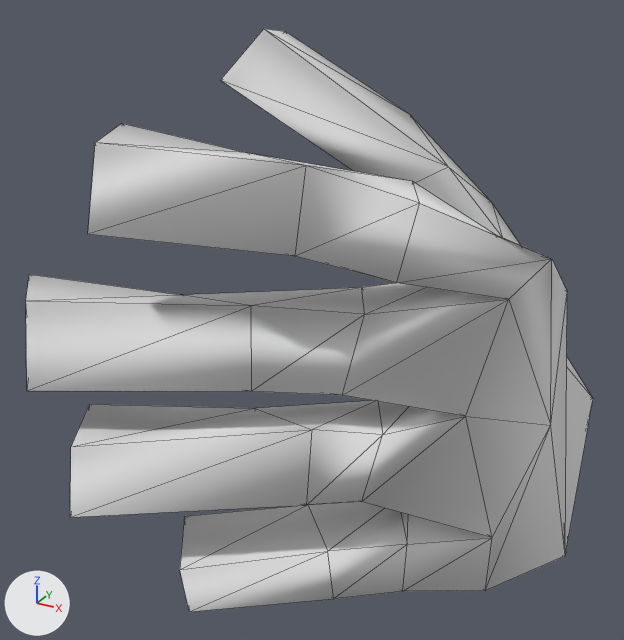
A saved change to the OBJ model src/main/resources/Assets/ClarinetLeftHand2.obj.
Before and after are seen from a 50 mm camera at (3.43, -4.99, -6.95) aimed at (0.36, 0.59, -9.74). Lighting does not change. The marker at lower left points along +X, +Y and +Z. Mesh edges are drawn as thin lines. Where no turn or scale is listed for an object, it has been applied to the vertices.

Objects in the first picture: 'ClarinetLeftHand2_RecorderHandLeft0.006'.
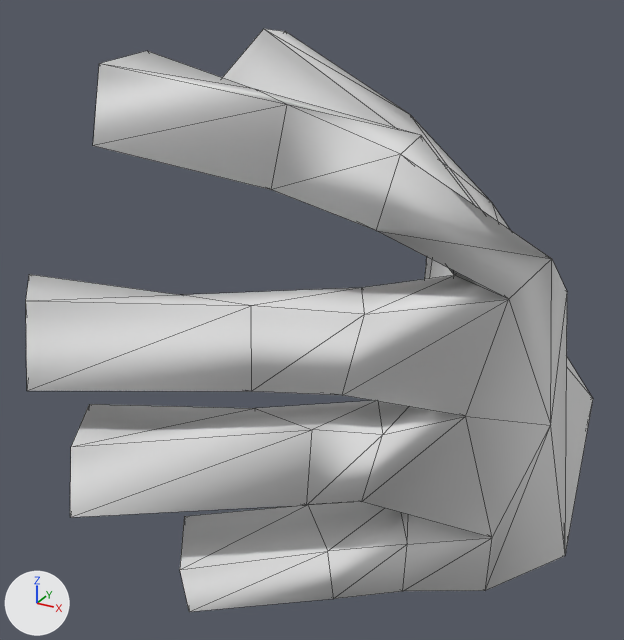
Location of each change, [x1, y1, x2, y2] in pixels of the pictures (624 x 640 px; the box of a moved part takes in the faces that stretch with it):
part 1 of me_clarinetlefthand2_recorderhandleft0_006, moved or reshaped: before [88, 123, 551, 299]; after [93, 51, 552, 299]

The change in detail:
me_clarinetlefthand2_recorderhandleft0_006 has 89 vertices, 174 faces and spans x -0.61..2.39, y -1.82..3.41, z -12.32..-7.51.
me_clarinetlefthand2_recorderhandleft0_006 is used by ob_clarinetlefthand2_recorderhandleft0_006; location (0.0, 0.0, 0.0).
me_clarinetlefthand2_recorderhandleft0_006 part 1: all 12 vertices in x -0.02..1.64, y -1.65..0.02, z -8.84..-7.91 are multiplied about their middle by the matrix ((0.949, 0.31, 0.052), (-0.308, 0.951, -0.028), (-0.058, 0.01, 0.998)), then moved by (-0.26, 0.4, 0.28).
